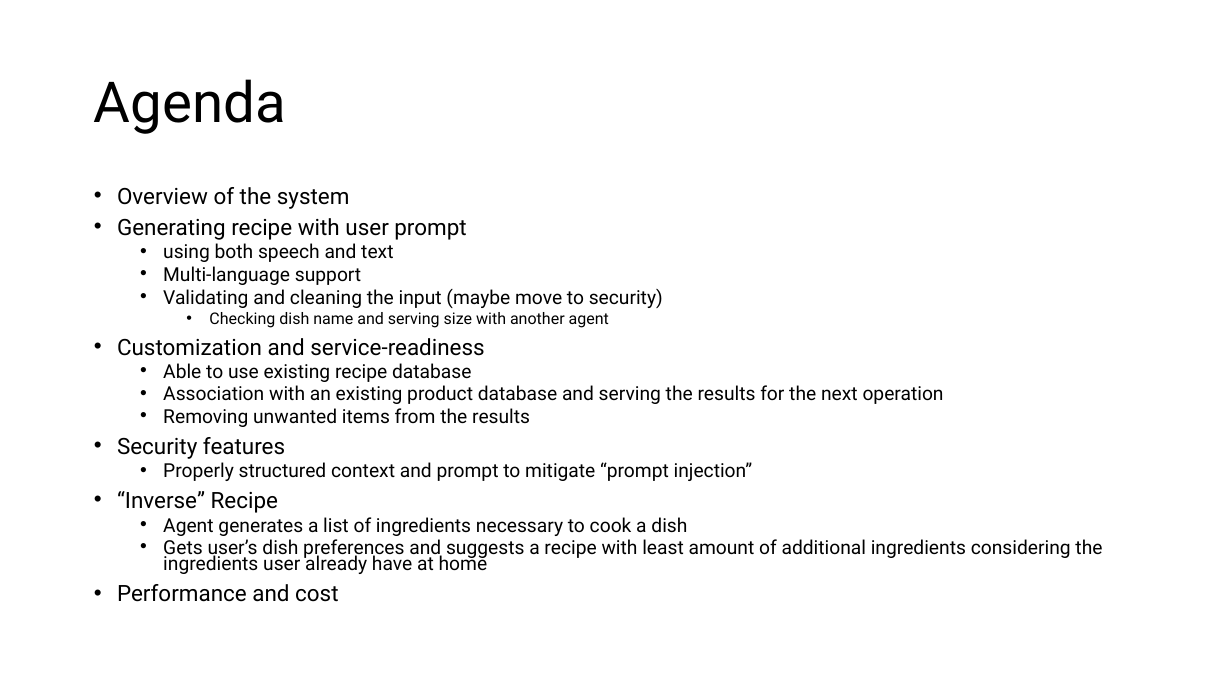
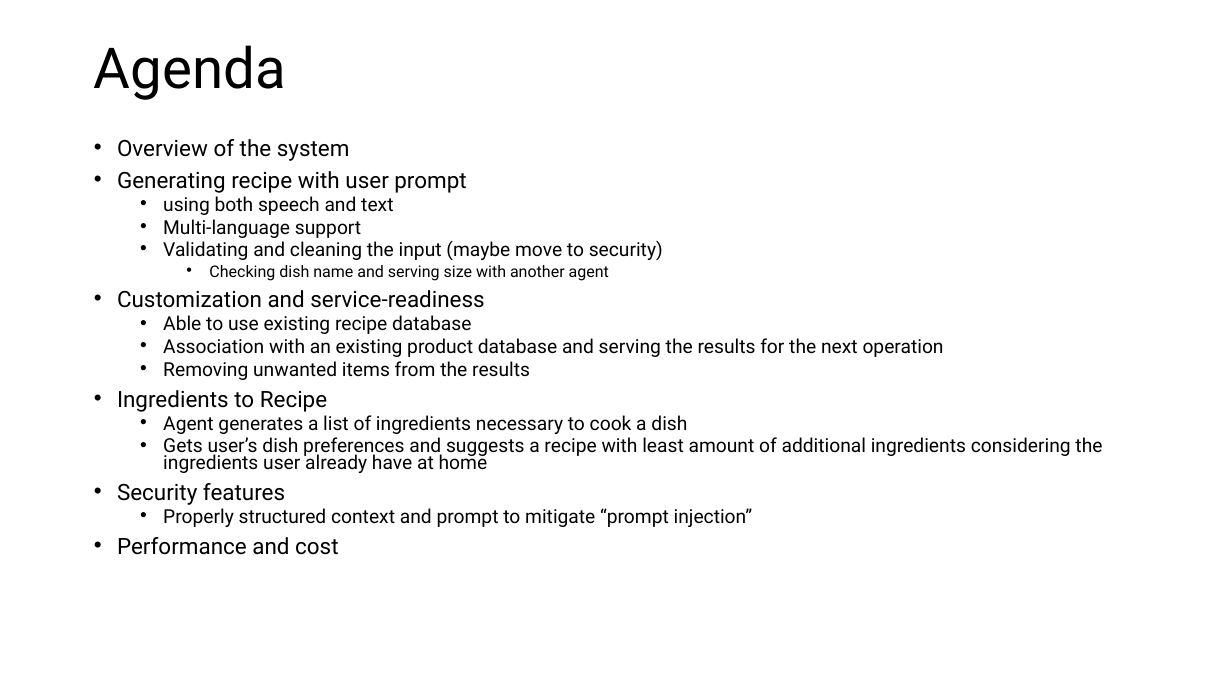
Before and after one commit to deepnetworkgmbh/generative-ai, a slide deck: slide 2 of recipe_generation/Presentation.pptx. Drawn at 1232x693 pixels with LibreOffice and Linux fonts; fonts in the diff are those of the drawing. Boxes give left, top, right and bottom in pixels: in the first picture for what was removed or moved away, otherwise in the second. Text is boxed around its words. In the diff, an @@ line names an element or a change of style, - is before the commit and + after.

```diff
--- a/recipe_generation/Presentation.pptx
+++ b/recipe_generation/Presentation.pptx
@@ title "Agenda" moved from (x1=94, y1=79, x2=286, y2=134) to (x1=94, y1=45, x2=286, y2=100) @@
@@ text "Overview of the system" moved from (x1=117, y1=187, x2=1102, y2=602) to (x1=117, y1=139, x2=1102, y2=555) @@
@@ text at (x1=117, y1=390, x2=1102, y2=473): paragraphs added @@
+• Ingredients to Recipe
+  • Agent generates a list of ingredients necessary to cook a dish
+  • Gets user’s dish preferences and suggests a recipe with least amount of additional ingredients considering the ingredients user already have at home
@@ text at (x1=117, y1=491, x2=1102, y2=574): paragraphs removed @@
-• “Inverse” Recipe
-  • Agent generates a list of ingredients necessary to cook a dish
-  • Gets user’s dish preferences and suggests a recipe with least amount of additional ingredients considering the ingredients user already have at home
```
Also in this commit, not shown: 14 slides added, 2 other files.
